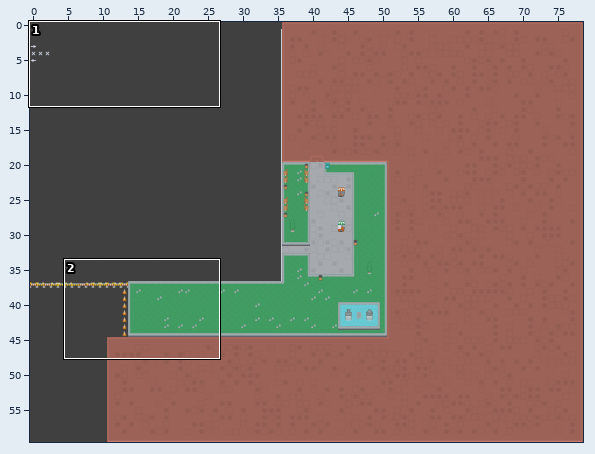
Tiled map: app/assets/MapLib.tmx. The picture above shows the old version from afar; the outline marks the close-up.
Close-up. Before the edit:
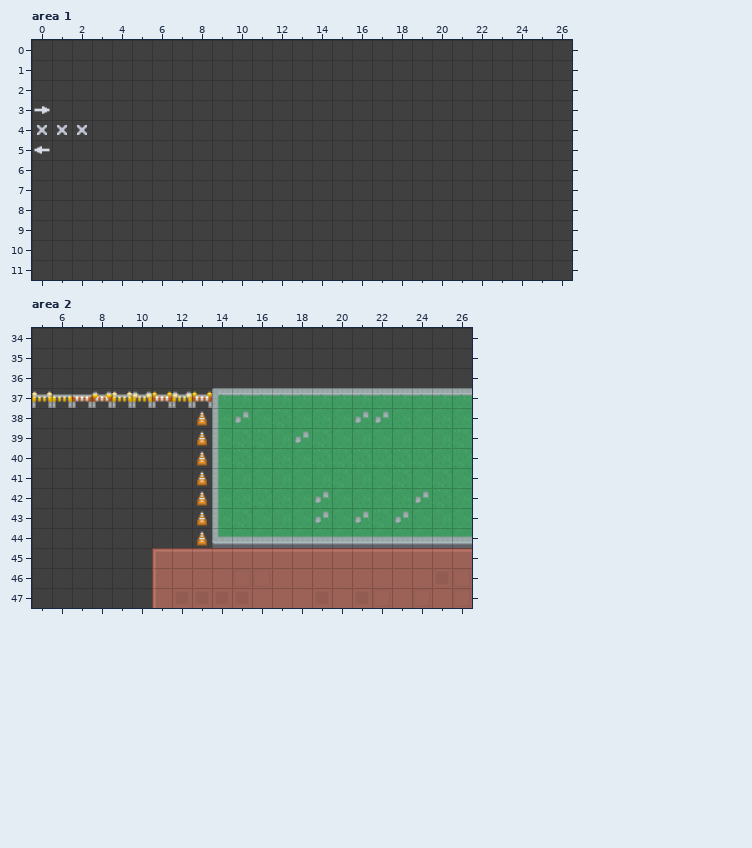
Cells are 64x64 px. Shown: area 1 x 0..26, y 0..11; area 2 x 5..26, y 34..47. The commit also changed other parts of the map, which this record leaves out.
After:
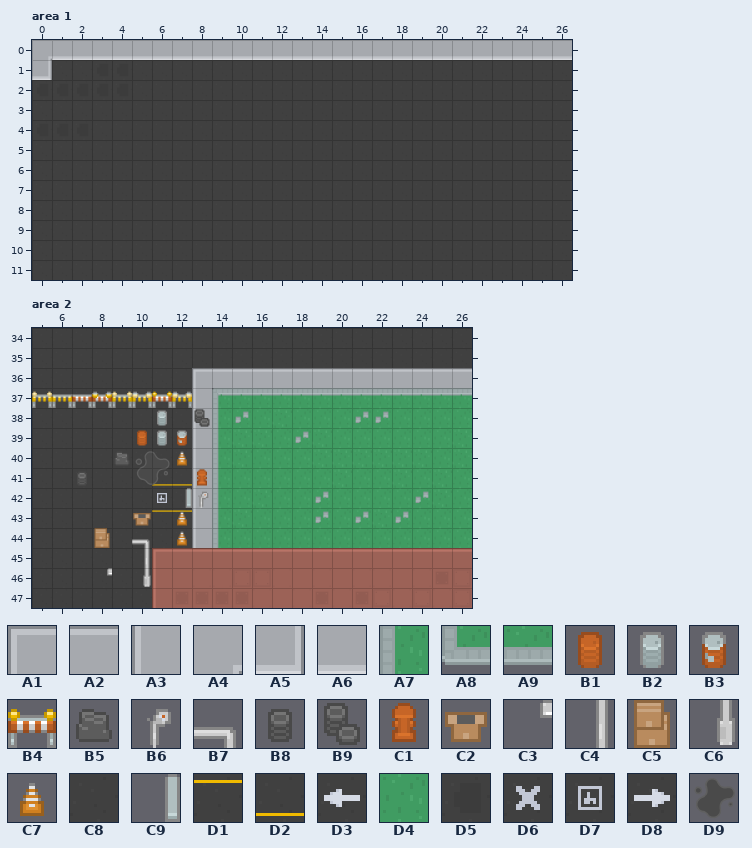
Key: from "City": A1 16, A2 18, A3 19, A4 20, A5 54, A6 55, A7 69, A8 106, A9 107, B1 143, B2 144, B3 145, B4 246, B5 493, B6 501, B7 525, B8 531, B9 532, C1 533, C2 569, C3 596, C4 630, C5 642, C6 667, C7 680, C8 714, C9 738, D1 751, D2 789, D3 870, D4 888, D5 898, D6 899, D7 900, D8 907; from "Shooter": D9 319.
__ is an empty cell, ## one hidden under a higher layer, .. an unchanged one.
Tiles of an added or newly shown layer are drawn over the layers below it.
The exact change:
--- layer "Ground", area 1
@@ x 0..26 @@
- 0 C8 C8 C8 C8 C8 C8 C8 C8 C8 C8 C8 C8 C8 C8 C8 C8 C8 C8 C8 C8 C8 C8 C8 C8 C8 C8 C8
- 1 C8 .. .. .. .. .. .. .. .. .. .. .. .. .. .. .. .. .. .. .. .. .. .. .. .. .. ..
+ 0 A4 A6 A6 A6 A6 A6 A6 A6 A6 A6 A6 A6 A6 A6 A6 A6 A6 A6 A6 A6 A6 A6 A6 A6 A6 A6 A6
+ 1 A5 .. .. .. .. .. .. .. .. .. .. .. .. .. .. .. .. .. .. .. .. .. .. .. .. .. ..
@@ x 0..2 @@
- 4 ## ## ##
+ 4 D5 D5 D5
--- layer "Environment", area 1
@@ x 0..2 @@
- 3 D8 .. ..
- 4 D6 D6 D6
- 5 D3 .. ..
+ 3 __ .. ..
+ 4 __ __ __
+ 5 __ .. ..
--- layer "Ground", area 2
@@ x 13..26 @@
-36 C8 C8 C8 C8 C8 C8 C8 C8 C8 C8 C8 C8 C8 C8
-37 C8 .. .. .. .. .. .. .. .. .. .. .. .. ..
-38 C8 .. .. .. .. .. .. .. .. .. .. .. .. ..
-39 C8 .. .. .. .. .. .. .. .. .. .. .. .. ..
-40 C8 .. .. .. .. .. .. .. .. .. .. .. .. ..
-41 C8 .. .. .. .. .. .. .. .. .. .. .. .. ..
-42 C8 .. .. .. .. .. .. .. .. .. .. .. .. ..
-43 C8 .. .. .. .. .. .. .. .. .. .. .. .. ..
-44 C8 A8 A9 A9 A9 A9 A9 A9 A9 A9 A9 A9 A9 A9
+36 A1 A2 A2 A2 A2 A2 A2 A2 A2 A2 A2 A2 A2 A2
+37 A3 .. .. .. .. .. .. .. .. .. .. .. .. ..
+38 A3 .. .. .. .. .. .. .. .. .. .. .. .. ..
+39 A3 .. .. .. .. .. .. .. .. .. .. .. .. ..
+40 A3 .. .. .. .. .. .. .. .. .. .. .. .. ..
+41 A3 .. .. .. .. .. .. .. .. .. .. .. .. ..
+42 A3 .. .. .. .. .. .. .. .. .. .. .. .. ..
+43 A3 .. .. .. .. .. .. .. .. .. .. .. .. ..
+44 A3 A7 D4 D4 D4 D4 D4 D4 D4 D4 D4 D4 D4 D4
--- layer "Roadmarker" (added), area 2
@@ x 11..12 @@
-41 __ __
+41 D2 D2
@@ x 11..12 @@
-43 __ __
+43 D1 D1
--- layer "Environment", area 2
@@ x 7..13 @@
-37 .. .. .. .. .. .. B4
-38 .. .. .. .. __ .. C7
-39 .. .. .. __ __ __ C7
-40 .. .. __ .. .. __ C7
-41 __ .. .. __ .. .. C7
-42 .. .. .. .. __ __ C7
-43 .. .. .. __ .. __ C7
-44 .. __ .. __ .. __ C7
-45 .. .. .. __ .. .. ..
-46 .. __ .. __ .. .. ..
+37 .. .. .. .. .. .. __
+38 .. .. .. .. B2 .. B9
+39 .. .. .. B1 B2 B3 __
+40 .. .. B5 .. .. C7 __
+41 B8 .. .. D9 .. .. C1
+42 .. .. .. .. D7 C9 B6
+43 .. .. .. C2 .. C7 __
+44 .. C5 .. B7 .. C7 __
+45 .. .. .. C4 .. .. ..
+46 .. C3 .. C6 .. .. ..
